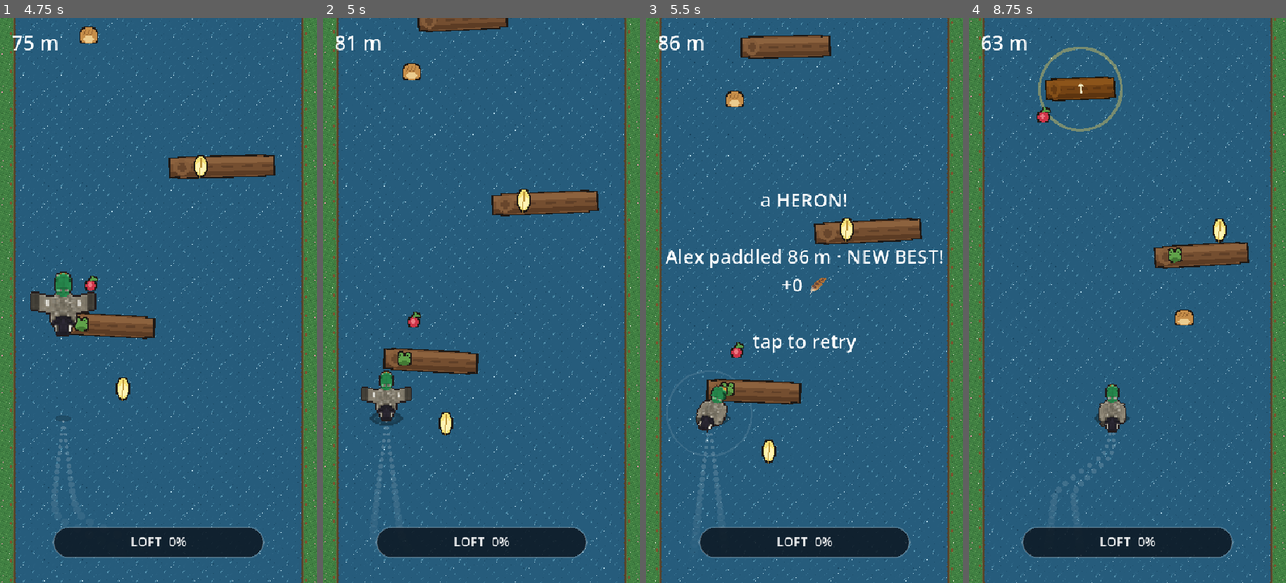
Above: before the commit, frames 1-4 (left to right).
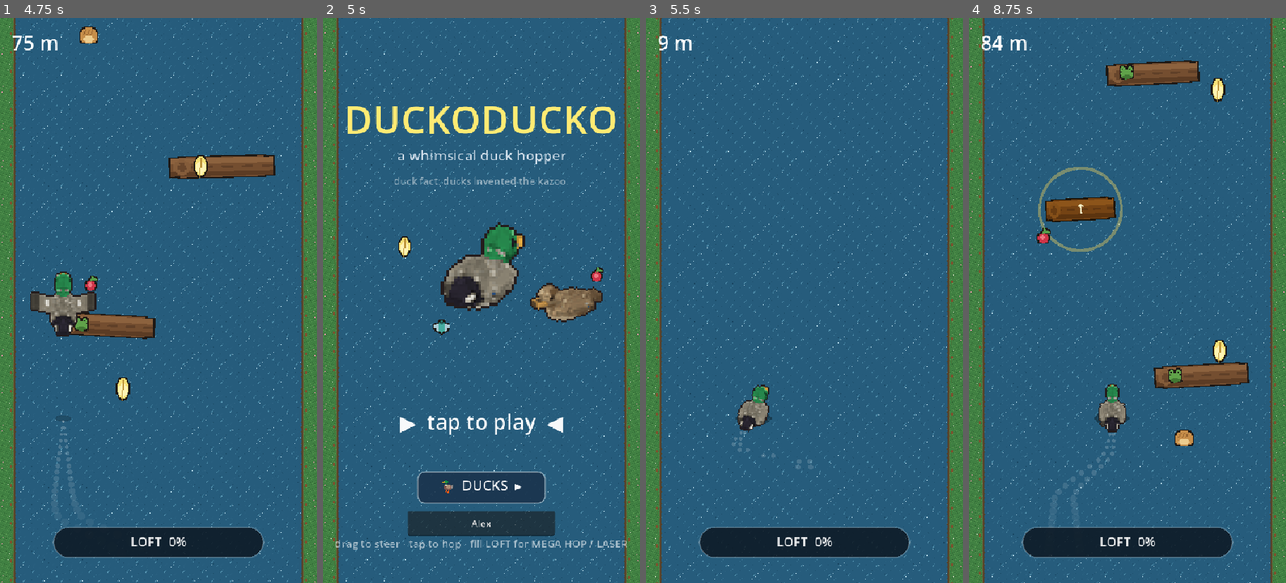
Above: after the commit, the same moments.

Repository: scottx611x/duckoducko
Game: Godot game, scene res://Main.tscn
The game is run twice, just before and just after one commit, with the same random seed, the same clock (stepped at 60 frames per second) and the same inputs.
Inputs (mouse positions are in pixels of both pictures, inside the frame that each line leads up to):
- Up to frame 1 (4.75 s): click (158, 520) at 0.52 s; type "Alex" at 0.6 s; tap Enter at 1.25 s; move the mouse to (228, 272) at 1.27 s; tap M at 1.35, 2.85, 4.35 s; click (228, 272) at 1.42 s; tap Space at 1.52, 1.82, 4.52 s; drag from (95, 328) to (142, 413) at 2.02 s; move the mouse to (190, 176) at 2.77 s; click (190, 176) at 2.92 s; drag from (142, 413) to (63, 215) at 3.52 s; move the mouse to (253, 385) at 4.27 s; click (253, 385) at 4.42 s
- Up to frame 2 (5 s): tap Space at 4.82 s; tap Escape at 4.9 s
- Up to frame 3 (5.5 s): drag from (709, 215) to (756, 159) at 5.02 s
- Up to frame 4 (8.75 s): tap Enter at 5.75 s; move the mouse to (1143, 300) at 5.77 s; tap M at 5.85, 7.35 s; click (1143, 300) at 5.92 s; drag from (1079, 159) to (1064, 328) at 6.52 s; move the mouse to (1197, 272) at 7.27 s; click (1197, 272) at 7.42 s; tap Space at 7.52, 7.82 s; drag from (1064, 328) to (1111, 413) at 8.02 s

Frame 1 is identical in both runs. In frame 2, 20% of the frame differs, in the area x 0-100%, y 0-100%; in frame 3, 12%; in frame 4, 13%.

Commit message:
Esc returns to main menu (hint on death screen)
Co-Authored-By: Claude Fable 5 <noreply@anthropic.com>

Diff:
--- a/Main.gd
+++ b/Main.gd
@@ -717,6 +717,9 @@
 			mega_hop()
 		elif event.keycode == KEY_L:
 			fire_laser()
+		elif event.keycode == KEY_ESCAPE and not in_menu:
+			_sfx("click")
+			_enter_menu()
 
 func _on_press(pos: Vector2) -> void:
 	idle_timer = 0.0
@@ -881,7 +884,7 @@
 	if build != "":
 		build = "\n" + build
 	var who := duck_name if duck_name != "" else "you"
-	center_label.text = "%s\n\n%s paddled %d m · %s\n+%d 🪶%s\n\ntap to retry" % [msg, who, m, sub, run_feathers, build]
+	center_label.text = "%s\n\n%s paddled %d m · %s\n+%d 🪶%s\n\ntap to retry · esc for menu" % [msg, who, m, sub, run_feathers, build]
 	center_label.visible = true
 
 # ---- per-frame ---------------------------------------------------------------
